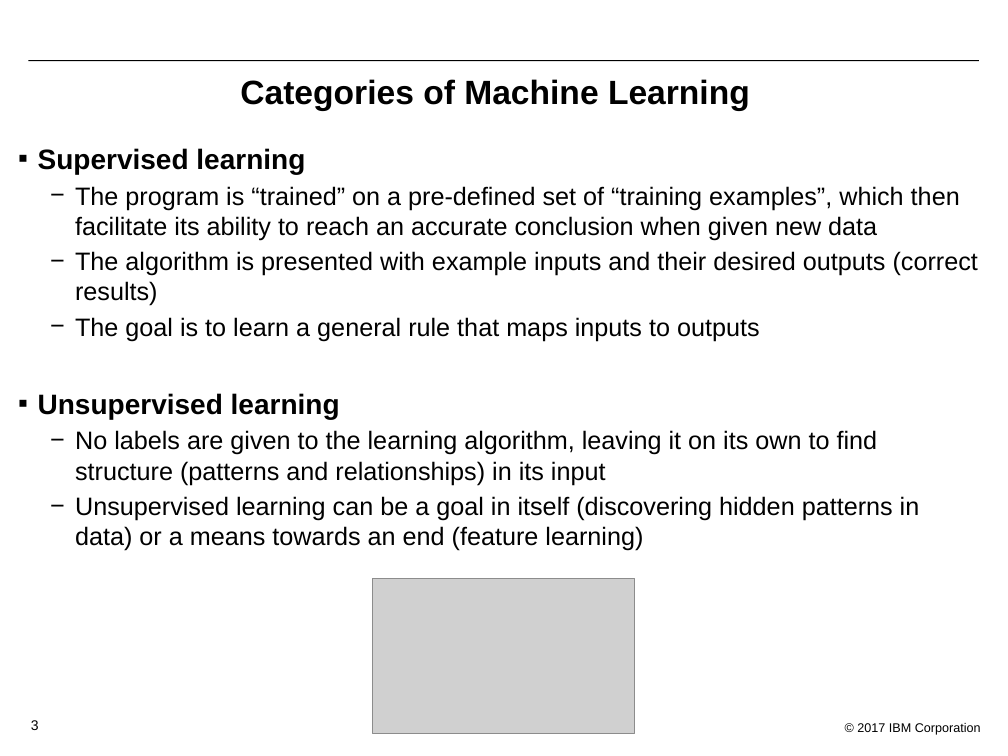
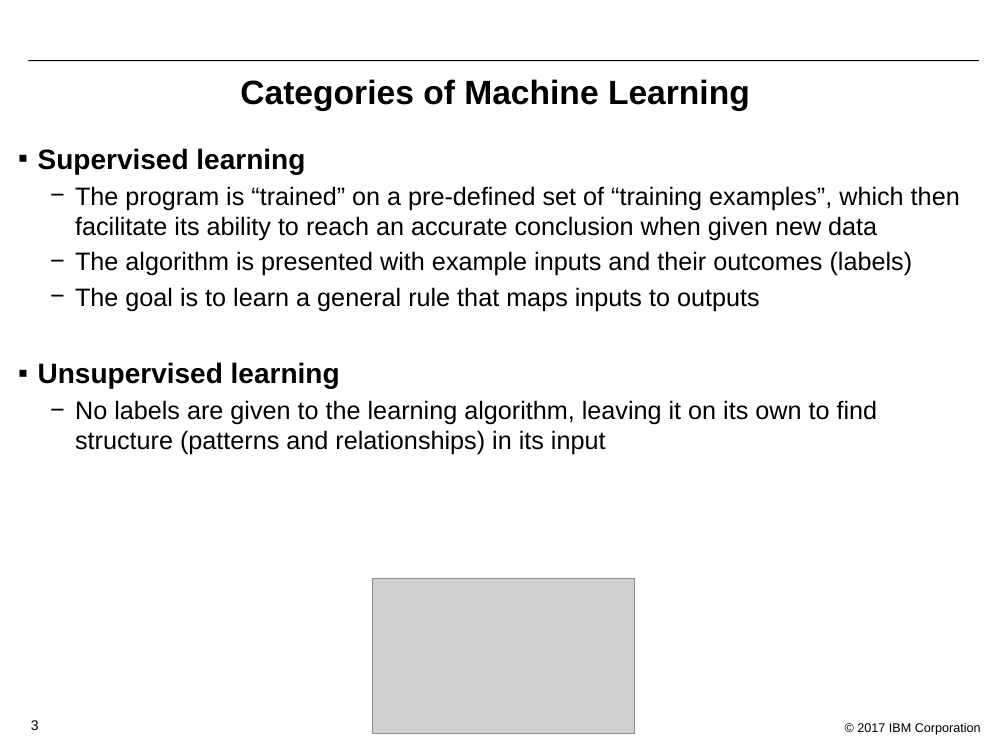
Before and after one commit to bleonardb3/Proof-of-Technology, a slide deck: slide 3 of DSX/Lab-2/Lab2-MachineLearning.pptx. Drawn at 1008x756 pixels with LibreOffice and Linux fonts; fonts in the diff are those of the drawing; grey boxes stand for pictures; background and template pictures are left out. Boxes give left, top, right and bottom in pixels: in the first picture for what was removed or moved away, otherwise in the second. Text is boxed around its words. In the diff, an @@ line names an element or a change of style, - is before the commit and + after.

```diff
--- a/DSX/Lab-2/Lab2-MachineLearning.pptx
+++ b/DSX/Lab-2/Lab2-MachineLearning.pptx
@@ text at [75,251,913,276]: text changed @@
-  − The algorithm is presented with example inputs and their desired outputs (correct results)
+  − The algorithm is presented with example inputs and their outcomes (labels)
@@ text at [75,496,920,551]: paragraph removed @@
-  − Unsupervised learning can be a goal in itself (discovering hidden patterns in data) or a means towards an end (feature learning)
```
Also in this commit, not shown: 4 other slides changed, 1 slide added, 27 slides removed.
